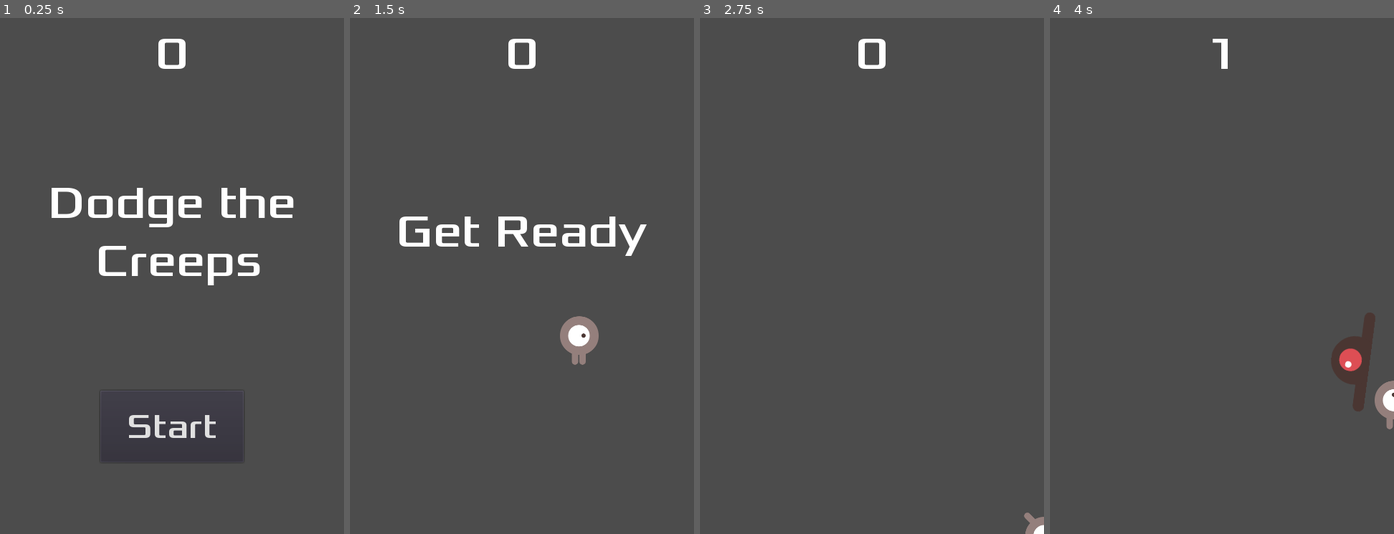
Above: before the commit, frames 1-4 (left to right).
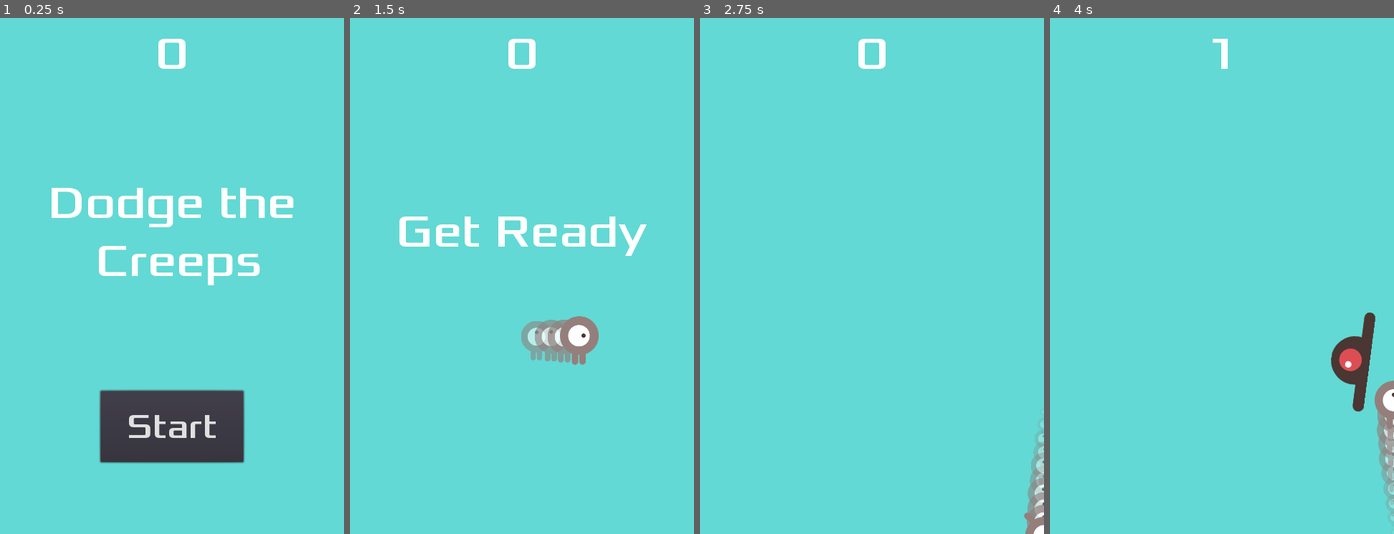
Above: after the commit, the same moments.

Repository: Mariolink528/DodgeTheCreeps
Game: Godot game, scene res://Main.tscn
The game is run twice, just before and just after one commit, with the same random seed, the same clock (stepped at 60 frames per second) and the same inputs.
Inputs:
- Up to frame 1 (0.25 s): no input
- Up to frame 2 (1.5 s): click "Start" at 0.5 s; tap Enter at 1.25 s; hold Right (ui_right) from 1.28 s (still down)
- Up to frame 3 (2.75 s): release Right (ui_right) at 2.03 s; hold Down (ui_down) from 2.03 s (still down)
- Up to frame 4 (4 s): release Down (ui_down) at 2.78 s; hold Right (ui_right) 2.78-3.53 s; tap Space at 3.5 s; hold Up (ui_up) from 3.53 s (still down)

The runs differ from the first frame. In frame 1, 92% of the frame differs, in the area x 0-100%, y 0-100%; in frame 2, 98%; in frame 3, 100%; in frame 4, 98%.

Commit message:
finishing tutorial

Diff:
--- a/Main.gd
+++ b/Main.gd
@@ -16,10 +16,13 @@
 	$StartTimer.start()
 	$HUD.show_message("Get Ready")
 	$HUD.update_score(score)
+	$Music.play()
 func game_over():
 	$ScoreTimer.stop()
 	$MobTimer.stop()
 	$HUD.game_over()
+	$DeathSound.play()
+	$Music.stop()
 func _on_StartTimer_timeout():
 	$MobTimer.start()
 	$ScoreTimer.start()
@@ -35,4 +38,4 @@
 	mob.position = $MobPath/MobSpawnLocation.position
 	direction += rand_range(-PI/4, PI/4)
 	mob.rotation = direction
-	mob.set_linear_velocity(Vector2(rand_range(mob.MIN_SPEED, mob.MAX_SPEED) ,0).rotated(direction))
+	mob.set_linear_velocity(Vector2(rand_range(150, 250) ,0).rotated(direction))
--- a/Main.tscn
+++ b/Main.tscn
@@ -1,9 +1,11 @@
-[gd_scene load_steps=6 format=2]
+[gd_scene load_steps=8 format=2]
 
 [ext_resource path="res://Main.gd" type="Script" id=1]
 [ext_resource path="res://Mob.tscn" type="PackedScene" id=2]
 [ext_resource path="res://Player.tscn" type="PackedScene" id=3]
 [ext_resource path="res://HUD.tscn" type="PackedScene" id=4]
+[ext_resource path="res://dodge_assets/art/gameover.wav" type="AudioStream" id=5]
+[ext_resource path="res://dodge_assets/art/House In a Forest Loop.ogg" type="AudioStream" id=6]
 
 [sub_resource type="Curve2D" id=1]
 _data = {
@@ -13,6 +15,11 @@
 [node name="Main" type="Node"]
 script = ExtResource( 1 )
 Mob = ExtResource( 2 )
+
+[node name="ColorRect" type="ColorRect" parent="."]
+margin_right = 480.0
+margin_bottom = 720.0
+color = Color( 0.384314, 0.85098, 0.831373, 1 )
 
 [node name="MobTimer" type="Timer" parent="."]
 
@@ -29,11 +36,18 @@
 curve = SubResource( 1 )
 
 [node name="MobSpawnLocation" type="PathFollow2D" parent="MobPath"]
+position = Vector2( 0, 720 )
 
 [node name="Player" parent="." instance=ExtResource( 3 )]
 position = Vector2( 150, 410 )
 
 [node name="HUD" parent="." instance=ExtResource( 4 )]
+
+[node name="DeathSound" type="AudioStreamPlayer" parent="."]
+stream = ExtResource( 5 )
+
+[node name="Music" type="AudioStreamPlayer" parent="."]
+stream = ExtResource( 6 )
 [connection signal="timeout" from="MobTimer" to="." method="_on_MobTimer_timeout"]
 [connection signal="timeout" from="ScoreTimer" to="." method="_on_ScoreTimer_timeout"]
 [connection signal="timeout" from="StartTimer" to="." method="_on_StartTimer_timeout"]
--- a/Player.gd
+++ b/Player.gd
@@ -23,8 +23,10 @@
 	if velocity.length() > 0:
 		velocity = velocity.normalized() * speed
 		$AnimatedSprite.play()
+		$Trail.emitting = true
 	else:
 		$AnimatedSprite.stop()
+		$Trail.emitting = false
 	position += velocity * delta
 	position.x = clamp(position.x, 0, screen_size.x)
 	position.y = clamp(position.y, 0, screen_size.y)
--- a/Player.tscn
+++ b/Player.tscn
@@ -23,8 +23,14 @@
 radius = 26.212
 height = 12.5148
 
+[sub_resource type="Curve" id=3]
+_data = [ Vector2( 0, 0.4472 ), 0.0, 0.0, 0, 0, Vector2( 1, 0 ), -0.764761, 0.0, 0, 0 ]
+
+[sub_resource type="Gradient" id=4]
+colors = PoolColorArray( 1, 1, 1, 0.768627, 1, 1, 1, 0 )
+
 [node name="Player" type="Area2D"]
-position = Vector2( 228, 360 )
+position = Vector2( 237.556, 366.616 )
 script = ExtResource( 1 )
 __meta__ = {
 "_edit_group_": true
@@ -37,4 +43,16 @@
 
 [node name="CollisionShape2D" type="CollisionShape2D" parent="."]
 shape = SubResource( 2 )
+
+[node name="Trail" type="CPUParticles2D" parent="."]
+show_behind_parent = true
+amount = 10
+speed_scale = 2.0
+local_coords = false
+texture = ExtResource( 4 )
+emission_shape = 1
+emission_sphere_radius = 1.0
+gravity = Vector2( 0, 0 )
+scale_amount_curve = SubResource( 3 )
+color_ramp = SubResource( 4 )
 [connection signal="body_entered" from="." to="." method="_on_Player_body_entered"]
Not shown: 1 places in Player.tscn that only renumber resources
